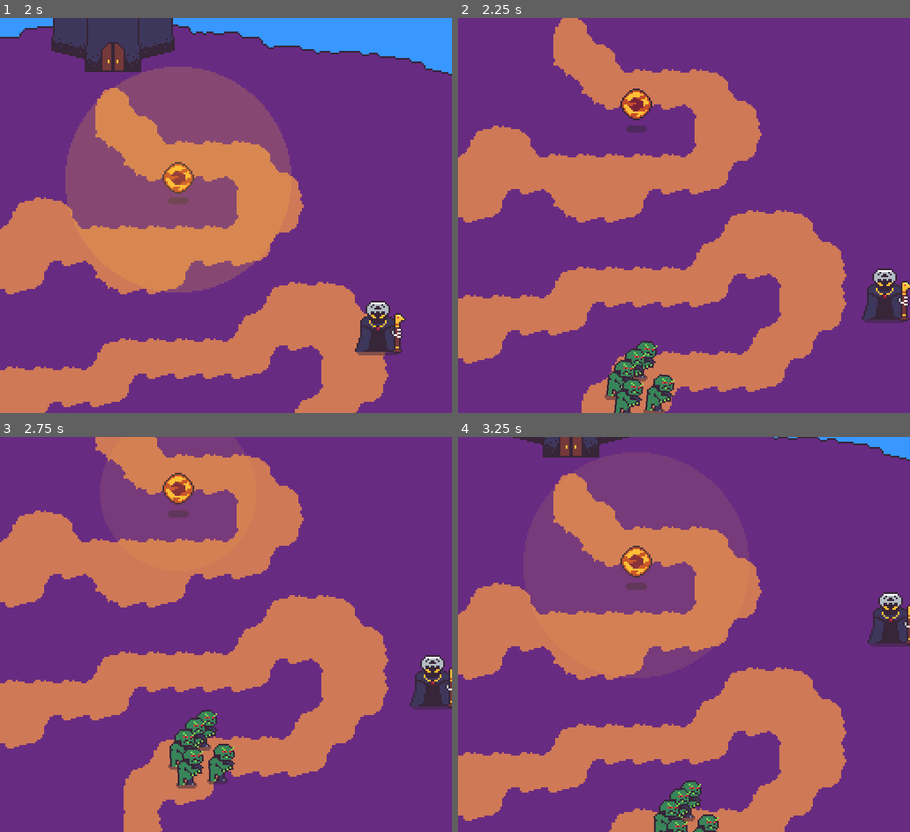
Above: before the commit, frames 1-4 (two rows, left to right).
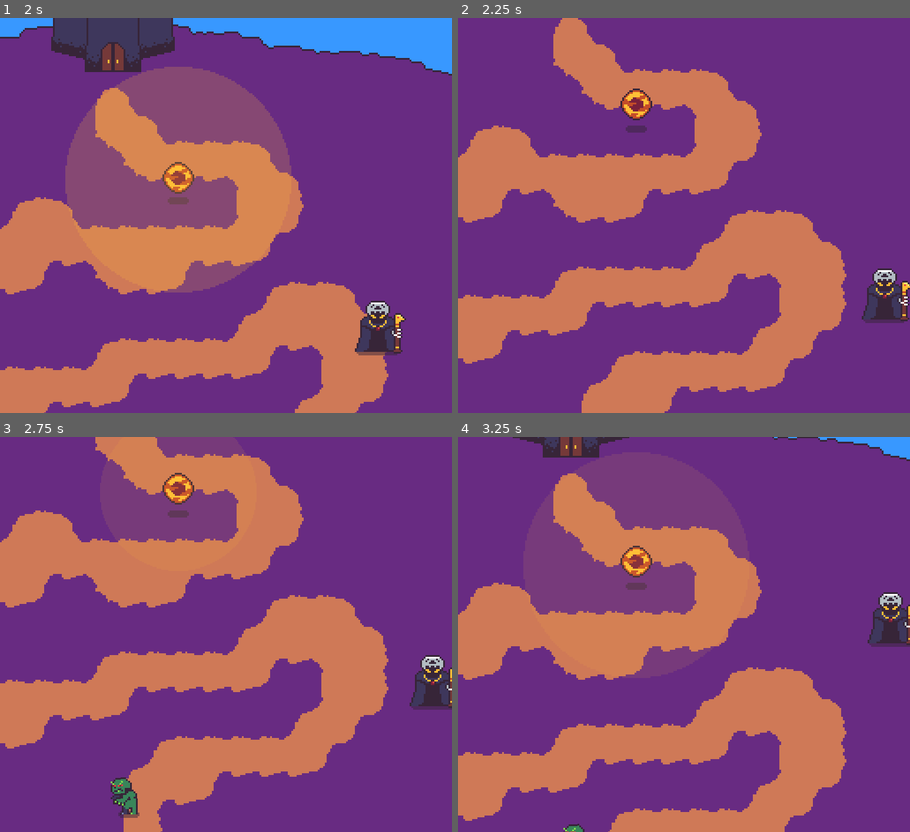
Above: after the commit, the same moments.

Repository: rthurmed/OrbTower
Game: Godot game, scene res://src/Main.tscn
The game is run twice, just before and just after one commit, with the same random seed, the same clock (stepped at 60 frames per second) and the same inputs.
Inputs:
- Up to frame 1 (2 s): hold Right (right) 0.53-1.28 s; hold Down (down) from 1.28 s (still down)
- Up to frame 2 (2.25 s): release Down (down) at 2.03 s; hold Right (right) from 2.03 s (still down)
- Up to frame 3 (2.75 s): keep holding Right (right)
- Up to frame 4 (3.25 s): release Right (right) at 2.78 s; hold Up (up) from 2.78 s (still down)

Frame 1 is identical in both runs. In frame 2, 1.7% of the frame differs, in the area x 32-48%, y 81-100%; in frame 3, 2.2%, in the area x 24-52%, y 69-97%; in frame 4, 1.2%.

Commit message:
Implemented spawner

Diff:
--- a/project.godot
+++ b/project.godot
@@ -18,10 +18,16 @@
 "class": "Monster",
 "language": "GDScript",
 "path": "res://src/game/monster/Monster.gd"
+}, {
+"base": "Node2D",
+"class": "Spawner",
+"language": "GDScript",
+"path": "res://src/game/monster/Spawner.gd"
 } ]
 _global_script_class_icons={
 "HealthModule": "",
-"Monster": ""
+"Monster": "",
+"Spawner": ""
 }
 
 [application]
--- a/src/Main.tscn
+++ b/src/Main.tscn
@@ -6,6 +6,7 @@
 [ext_resource path="res://src/game/orb/Orb.tscn" type="PackedScene" id=4]
 [ext_resource path="res://src/game/player/Player.tscn" type="PackedScene" id=5]
 [ext_resource path="res://src/game/monster/ghoul/Ghoul.tscn" type="PackedScene" id=6]
+[ext_resource path="res://src/game/monster/SpawnerFollower.tscn" type="PackedScene" id=7]
 
 [sub_resource type="NavigationPolygon" id=2]
 vertices = PoolVector2Array( 0, 0, 16, 0, 16, 16, 0, 16 )
@@ -140,24 +141,11 @@
 
 [node name="YSort" type="YSort" parent="."]
 
-[node name="Ghoul" parent="YSort" instance=ExtResource( 6 )]
-position = Vector2( 195, 310 )
-path_node_path = NodePath("../../MainPath")
-
-[node name="Ghoul2" parent="YSort" instance=ExtResource( 6 )]
-position = Vector2( 164, 310 )
-path_node_path = NodePath("../../MainPath")
-
-[node name="Ghoul3" parent="YSort" instance=ExtResource( 6 )]
-position = Vector2( 172, 333 )
-path_node_path = NodePath("../../MainPath")
-
-[node name="Ghoul4" parent="YSort" instance=ExtResource( 6 )]
-position = Vector2( 179, 303 )
-path_node_path = NodePath("../../MainPath")
-
-[node name="Ghoul5" parent="YSort" instance=ExtResource( 6 )]
-position = Vector2( 152, 303 )
+[node name="SpawnerFollower" parent="YSort" instance=ExtResource( 7 )]
+position = Vector2( 157, 336 )
+monster = ExtResource( 6 )
+wait_time = 2.0
+ysort_path = NodePath("..")
 path_node_path = NodePath("../../MainPath")
 
 [node name="Orb" parent="YSort" instance=ExtResource( 4 )]
--- /dev/null
+++ b/src/game/monster/Spawner.gd
@@ -0,0 +1,29 @@
+class_name Spawner
+extends Node2D
+
+
+export var monster: PackedScene
+export var wait_time: float = 1
+export var ysort_path: NodePath
+
+onready var ysort = get_node(ysort_path)
+
+var timer: Timer = null
+
+
+func _ready():
+	timer = Timer.new()
+	timer.autostart = true
+	timer.wait_time = wait_time
+	add_child(timer)
+	var _ok = timer.connect("timeout", self, "_on_Timer_timeout")
+
+
+func spawn():
+	var instance = monster.instance()
+	instance.global_position = global_position
+	ysort.add_child(instance)
+
+
+func _on_Timer_timeout():
+	spawn()
--- /dev/null
+++ b/src/game/monster/Spawner.tscn
@@ -0,0 +1,9 @@
+[gd_scene load_steps=2 format=2]
+
+[ext_resource path="res://src/game/monster/Spawner.gd" type="Script" id=1]
+
+[node name="Spawner" type="Node2D"]
+script = ExtResource( 1 )
+
+[node name="Timer" type="Timer" parent="."]
+autostart = true
--- /dev/null
+++ b/src/game/monster/SpawnerFollower.gd
@@ -0,0 +1,11 @@
+extends Spawner
+
+
+export var path_node_path: NodePath
+
+
+func spawn():
+	var instance = monster.instance()
+	instance.global_position = global_position
+	instance.path_node_path = path_node_path
+	ysort.add_child(instance)
--- /dev/null
+++ b/src/game/monster/SpawnerFollower.tscn
@@ -0,0 +1,9 @@
+[gd_scene load_steps=2 format=2]
+
+[ext_resource path="res://src/game/monster/SpawnerFollower.gd" type="Script" id=1]
+
+[node name="SpawnerFollower" type="Node2D"]
+script = ExtResource( 1 )
+
+[node name="Timer" type="Timer" parent="."]
+autostart = true
Not shown: 1 places in src/Main.tscn that only renumber resources
